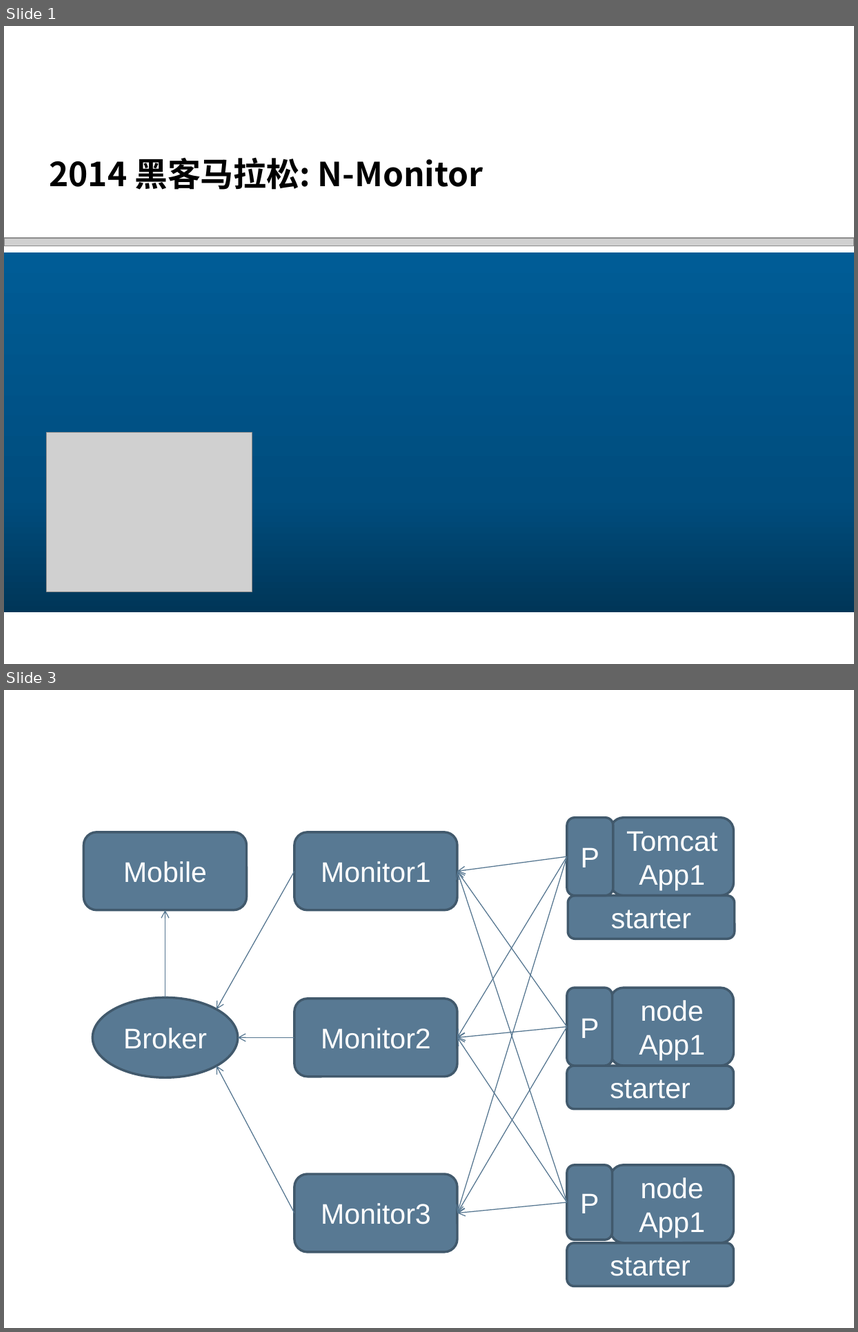
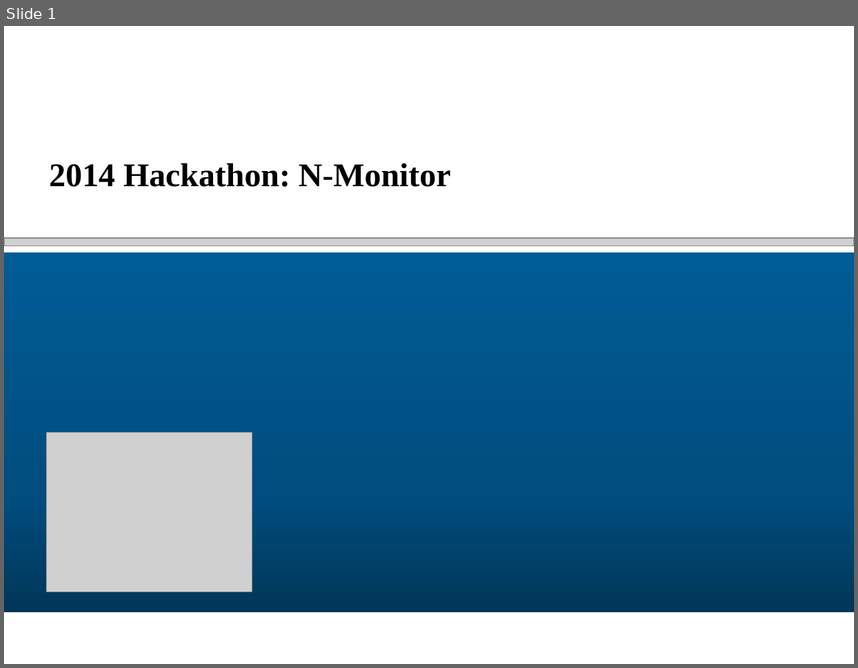
Before and after one commit to glenlivet/NRLP, a slide deck: 2014黑客马拉松_N-Monitor.pptx. Shown one above the other, each under a label of ours: slides 1 and 3 before the commit, slide 1 after it; the slides between them are not shown. The pictures are 858x1332 and 858x668 pixels, drawn with LibreOffice and Linux fonts; fonts in the diff are those of the drawing; grey boxes stand for pictures; background and template pictures are left out. Boxes give left, top, right and bottom in pixels: in the first picture for what was removed or moved away, otherwise in the second. Text is boxed around its words. In the diff, an @@ line names an element or a change of style, - is before the commit and + after.

```diff
--- a/2014黑客马拉松_N-Monitor.pptx
+++ b/2014黑客马拉松_N-Monitor.pptx
@@ slide 3 removed at bbox=[4, 690, 854, 1328], background #FFFFFF @@
@@ rounded rectangle removed at bbox=[84, 832, 247, 910] @@
-Mobile
@@ rounded rectangle removed at bbox=[294, 832, 458, 910] @@
-Monitor1
@@ rounded rectangle removed at bbox=[567, 818, 613, 896] @@
-P
@@ rounded rectangle removed at bbox=[610, 818, 733, 896] @@
-Tomcat App1
@@ arrow removed from (294, 871) to (217, 1009) @@
@@ arrow removed from (567, 856) to (457, 871) @@
@@ arrow removed from (567, 856) to (457, 1038) @@
@@ arrow removed from (567, 856) to (457, 1213) @@
@@ arrow removed from (567, 1027) to (457, 871) @@
@@ arrow removed from (567, 1202) to (457, 871) @@
@@ rounded rectangle removed at bbox=[568, 896, 734, 939] @@
-starter
@@ arrow removed from (165, 998) to (165, 910) @@
@@ ellipse removed at bbox=[92, 998, 238, 1078] @@
-Broker
@@ rounded rectangle removed at bbox=[294, 998, 458, 1077] @@
-Monitor2
@@ rounded rectangle removed at bbox=[567, 987, 612, 1066] @@
-P
@@ rounded rectangle removed at bbox=[610, 987, 733, 1066] @@
-node App1
@@ arrow removed from (294, 1038) to (238, 1038) @@
@@ arrow removed from (567, 1027) to (457, 1038) @@
@@ arrow removed from (567, 1027) to (457, 1213) @@
@@ arrow removed from (567, 1202) to (457, 1038) @@
@@ arrow removed from (294, 1213) to (217, 1066) @@
@@ rounded rectangle removed at bbox=[567, 1066, 733, 1109] @@
-starter
@@ rounded rectangle removed at bbox=[567, 1164, 612, 1239] @@
-P
@@ rounded rectangle removed at bbox=[610, 1164, 733, 1243] @@
-node App1
@@ rounded rectangle removed at bbox=[294, 1174, 458, 1252] @@
-Monitor3
@@ arrow removed from (567, 1202) to (457, 1213) @@
@@ rounded rectangle removed at bbox=[567, 1243, 733, 1286] @@
-starter
@@ slide 1 changed as well @@
@@ title at bbox=[49, 163, 451, 187]: text changed; font Noto Sans CJK SC to Times New Roman @@
-2014 黑客马拉松: N-Monitor
+2014 Hackathon: N-Monitor
```
Also in this commit, not shown: 1 other slide changed, 6 slides added, 6 other slides removed, 9 other files.
